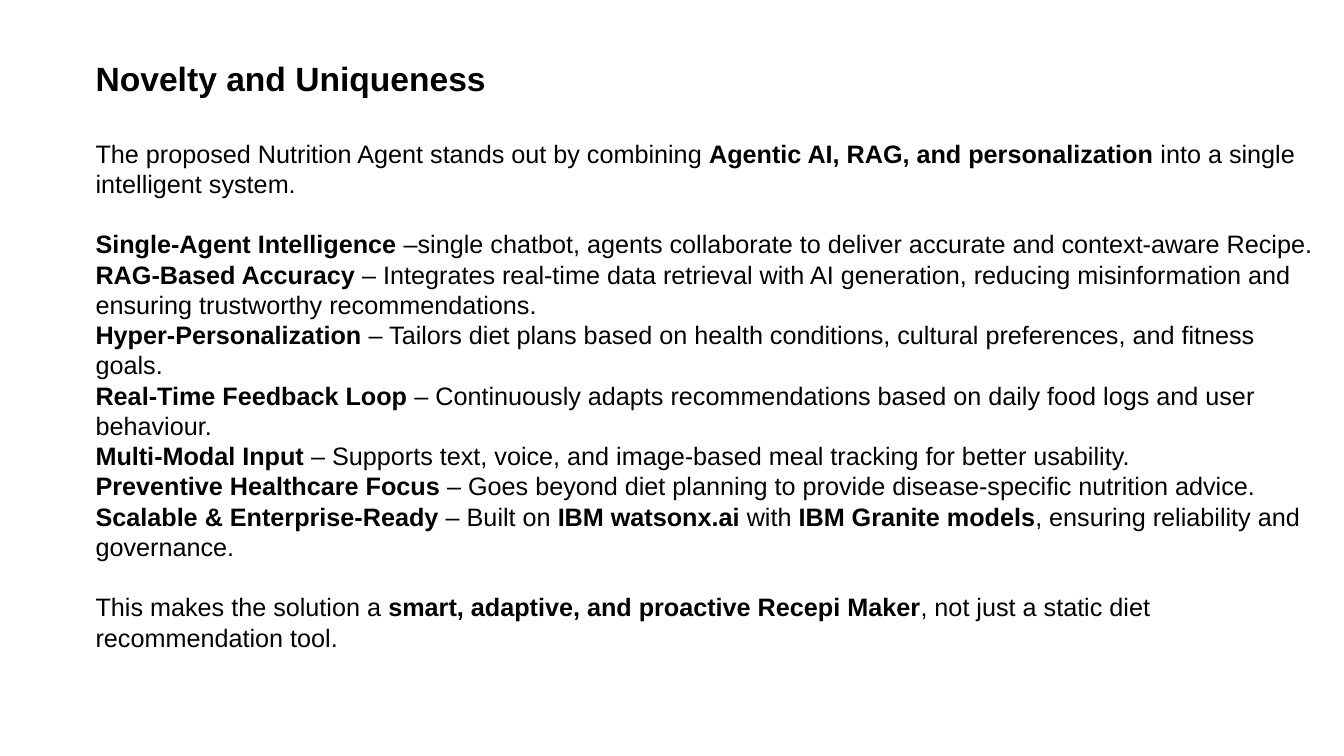
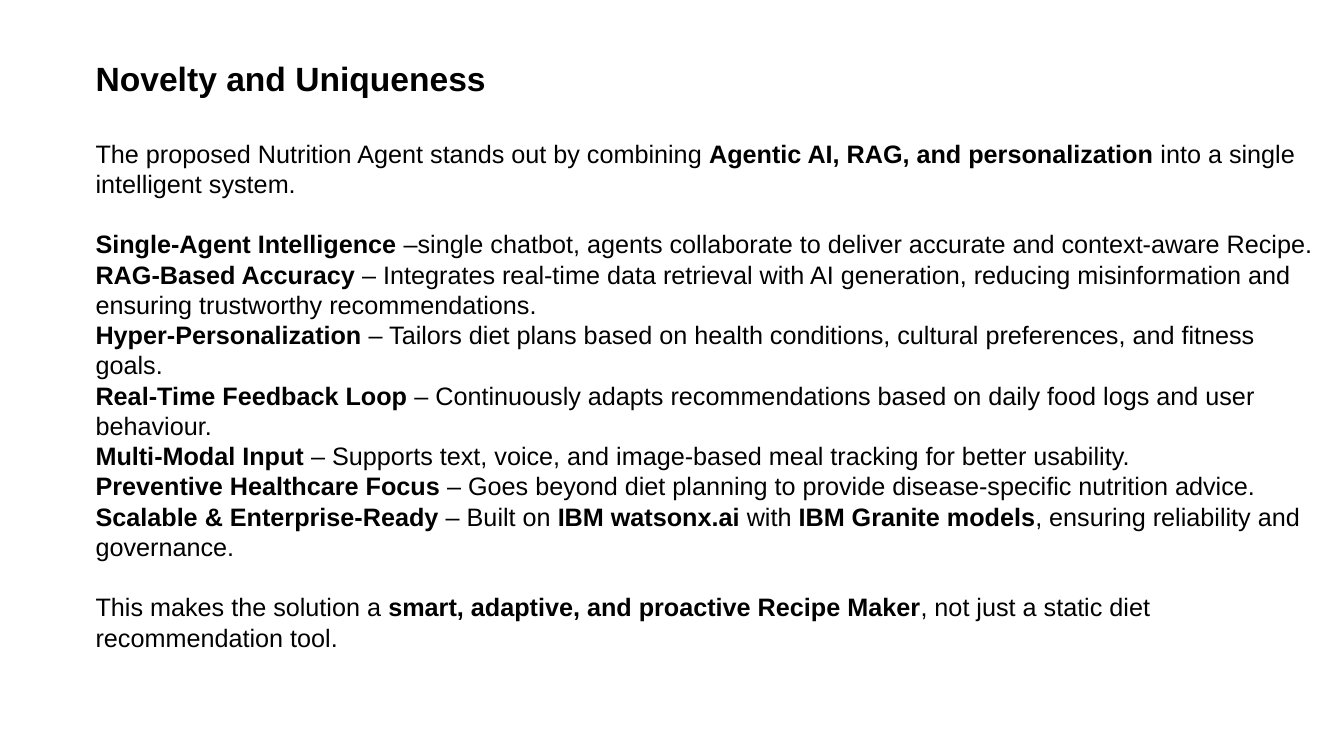
Before and after one commit to nitintripathi79/SRMIST_ThaiRecipe_NitinTripathi, a slide deck: slide 11 of Nitin Tripathi Project Submission.pptx. Drawn at 1344x756 pixels with LibreOffice and Linux fonts; fonts in the diff are those of the drawing. Boxes give left, top, right and bottom in pixels: in the first picture for what was removed or moved away, otherwise in the second. Text is boxed around its words. In the diff, an @@ line names an element or a change of style, - is before the commit and + after.

```diff
--- a/Nitin Tripathi Project Submission.pptx
+++ b/Nitin Tripathi Project Submission.pptx
@@ text at box(96, 597, 1150, 648): text changed @@
-This makes the solution a smart, adaptive, and proactive Recepi Maker, not just a static diet recommendation tool.
+This makes the solution a smart, adaptive, and proactive Recipe Maker, not just a static diet recommendation tool.
```
Also in this commit, not shown: 6 other slides changed.
